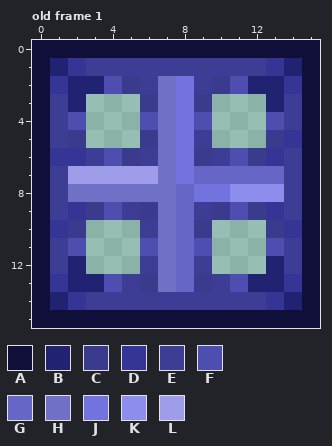
A pixel-art file gets an edit: ReWired/Assets/Sprites/Tileset/trapdoor.aseprite. This is how it looked before the edit.
16x16 pixels, 1 frame. Shown: old frame 1. The commit also changed other frames, which this record leaves out.
Palette (. is transparent): A #0f0f39  B #222272  C #3b3b8d  D #353595  E #3d3d95  F #4e4eb0  G #6666c6  H #7070c6  J #7373e0  K #8d8ded  L #9d9de9
Pixels before, old frame 1, first column x 0:
 0 AAAAAAAAAAAAAAAA
 1 ABDEEEEEEEEEEDBA
 2 ADBBFCEHJECFBBDA
 3 AEB...CHJC...BEA
 4 AEF...FHJF...FEA
 5 AEC...CHJE...CDA
 6 ADDEFCEHJCEFCDEA
 7 AELLLLLHJGGGGGEA
 8 AEHHHHHHGJJKKKEA
 9 AEDCFECHGECFCDEA
10 ADC...EHGC...CDA
11 AEF...FHGF...FEA
12 AEB...EHGE...BEA
13 ADBBFECHGCEFBBDA
14 ABDEEEEEEEEEEDBA
15 AAAAAAAAAAAAAAAA
After:
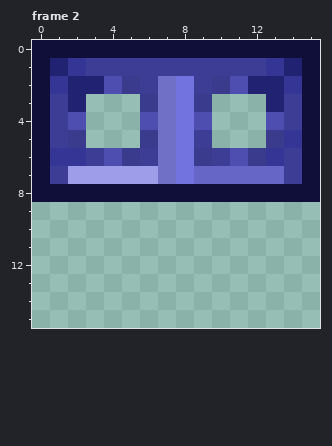
A new or re-ordered frame is compared with the old frame closest to it.
Log entry: Exporting Sprite Sheets for Trapdoor & Button
Changes in this commit:
frames 1 -> 3
Changed rows in their new state; - is an unchanged pixel.
Frame 2 is new; against old frame 1:
first column x 0:
 8 -AAAAAAAAAAAAAA-
 9 ................
10 ...---....---...
11 ...---....---...
12 ...---....---...
13 ................
14 ................
15 ................
Pixel boxes of the changes (left, top, right, bottom) in both pictures:
changed: (32, 184, 320, 328)
